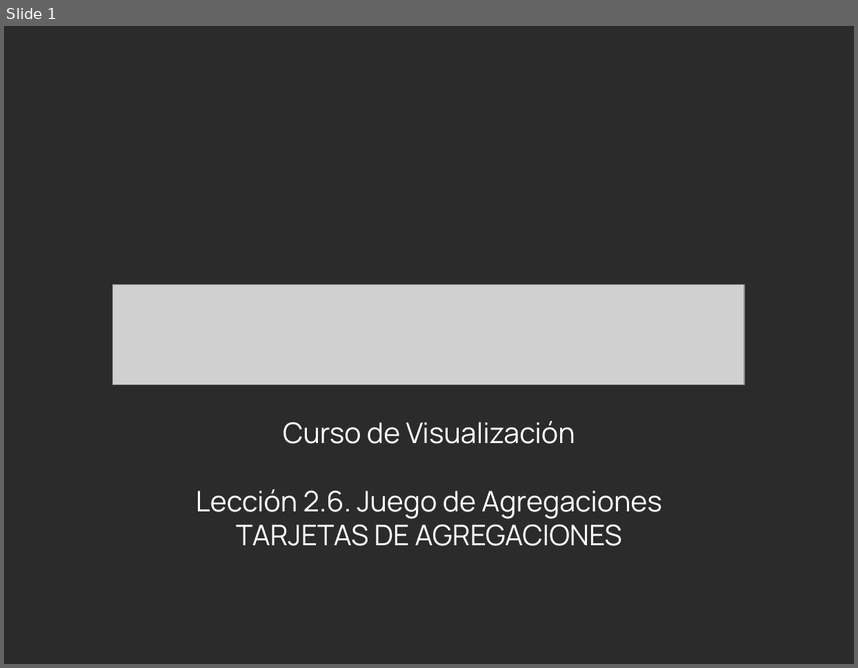
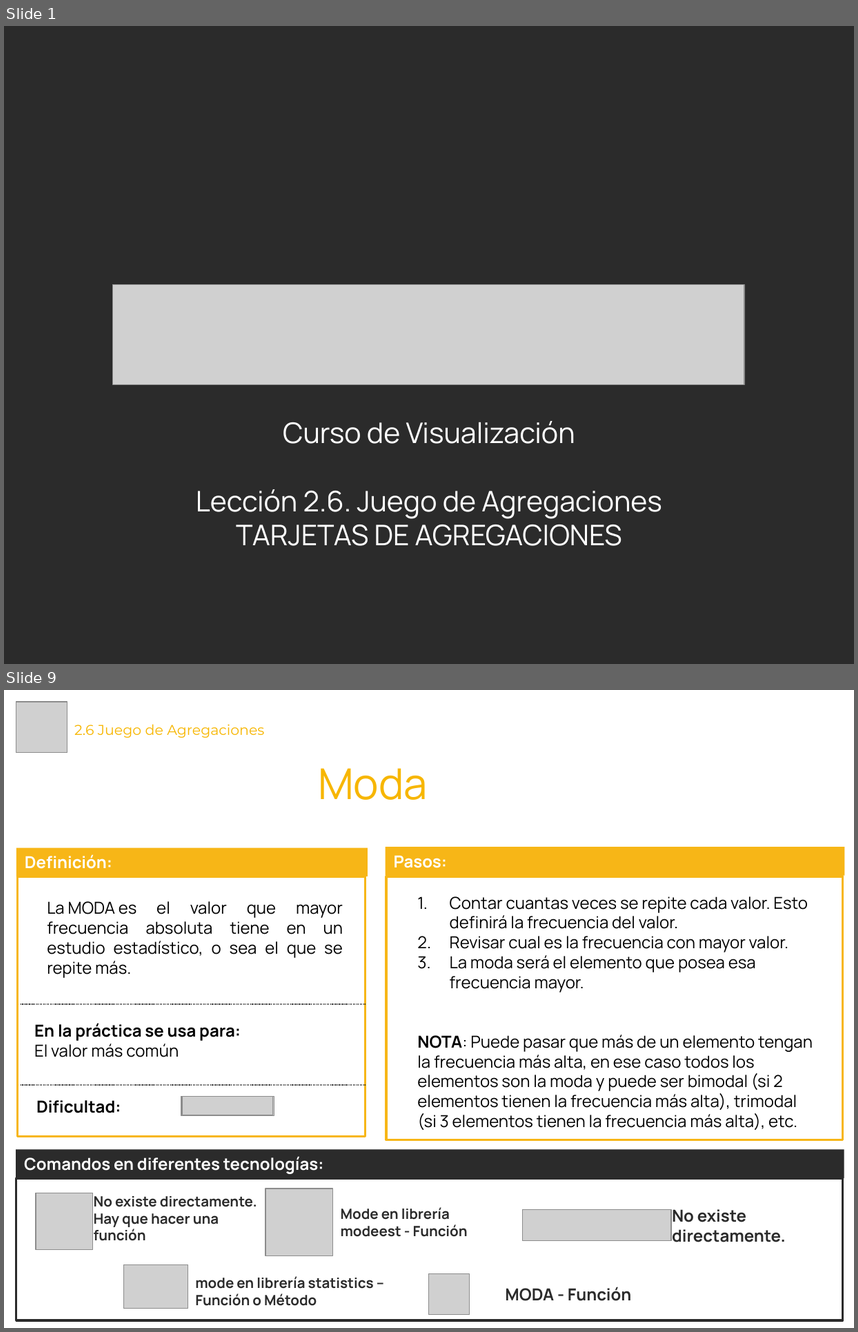
Before and after one commit to Laboratoria/curriculum, a slide deck: 18-data-visualization/Contenido Semana 1/2.6. Material - Tarjetas Juego Agregaciones.pptx. Shown one above the other, each under a label of ours: slide 1 before the commit, slides 1 and 9 after it; the slides between them are not shown. The pictures are 858x668 and 858x1332 pixels, drawn with LibreOffice and Linux fonts; fonts in the diff are those of the drawing; grey boxes stand for pictures; background and template pictures are left out; a plain dark background stands for a picture behind light text. Boxes give left, top, right and bottom in pixels: in the first picture for what was removed or moved away, otherwise in the second. Text is boxed around its words. In the diff, an @@ line names an element or a change of style, - is before the commit and + after.

Commit message:
Actualización del Contenido de los Juegos

```diff
--- a/18-data-visualization/Contenido Semana 1/2.6. Material - Tarjetas Juego Agregaciones.pptx
+++ b/18-data-visualization/Contenido Semana 1/2.6. Material - Tarjetas Juego Agregaciones.pptx
@@ slide 9 added at bbox=[4, 690, 854, 1328], background #FFFFFF @@
@@ picture added at bbox=[16, 702, 67, 753] @@
@@ title added at bbox=[74, 724, 264, 738], 12 pt, text #F7B600 @@
+2.6 Juego de Agregaciones
@@ text added at bbox=[318, 768, 428, 800], 36 pt, text #F7B600 @@
+Moda
@@ rectangle added at bbox=[16, 847, 367, 876], fill #F7B617, 14 pt, text #FFFFFF, bold @@
+Definición:
@@ rectangle added at bbox=[385, 847, 844, 876], fill #F7B617, 14 pt, text #FFFFFF, bold @@
+Pasos:
@@ rectangle added at bbox=[18, 876, 366, 1136], outline #F7B617 2 pt @@
@@ rectangle added at bbox=[386, 876, 843, 1140], outline #F7B617 2 pt @@
@@ text added at bbox=[417, 896, 813, 1130], 14 pt, text #000000 @@
+1. Contar cuantas veces se repite cada valor. Esto definirá la frecuencia del valor.
+2. Revisar cual es la frecuencia con mayor valor.
+3. La moda será el elemento que posea esa frecuencia mayor.
+NOTA: Puede pasar que más de un elemento tengan la frecuencia más alta, en ese caso todos los elementos son la moda y puede ser bimodal (si 2 elementos tienen la frecuencia más alta), trimodal (si 3 elementos tienen la frecuencia más alta), etc.
@@ text added at bbox=[47, 901, 343, 978], 14 pt, text #000000 @@
+La MODA es el valor que mayor frecuencia absoluta tiene en un estudio estadístico, o sea el que se repite más.
@@ line added from (20, 1004) to (366, 1004), #2B2B2B 0.75 pt dashed @@
@@ text added at bbox=[34, 1023, 241, 1057], 14 pt, text #000000, bold @@
+En la práctica se usa para:
+El valor más común
@@ line added from (20, 1085) to (366, 1085), #2B2B2B 0.75 pt dashed @@
@@ text added at bbox=[36, 1100, 121, 1113], 14 pt, text #000000, bold @@
+Dificultad:
@@ picture added at bbox=[181, 1096, 274, 1115] @@
@@ picture added at bbox=[181, 1096, 272, 1115] @@
@@ rectangle added at bbox=[16, 1149, 844, 1178], fill #2B2B2B, 14 pt, text #FFFFFF, bold @@
+Comandos en diferentes tecnologías:
@@ rectangle added at bbox=[16, 1178, 842, 1320], outline #2B2B2B 2 pt @@
@@ picture added at bbox=[36, 1192, 92, 1250] @@
@@ text added at bbox=[94, 1196, 257, 1241], 12 pt, text #2B2B2B, bold @@
+No existe directamente. Hay que hacer una función
@@ picture added at bbox=[266, 1188, 333, 1255] @@
@@ text added at bbox=[341, 1207, 468, 1236], 12 pt, text #2B2B2B, bold @@
+Mode en librería modeest - Función
@@ picture added at bbox=[523, 1210, 671, 1241] @@
@@ text added at bbox=[672, 1209, 786, 1242], 14 pt, text #2B2B2B, bold @@
+No existe directamente.
@@ picture added at bbox=[124, 1265, 188, 1308] @@
@@ text added at bbox=[195, 1276, 374, 1305], 12 pt, text #2B2B2B, bold @@
+mode en librería statistics – Función o Método
@@ picture added at bbox=[429, 1273, 470, 1314] @@
@@ text added at bbox=[505, 1286, 631, 1301], 14 pt, text #2B2B2B, bold @@
+MODA - Función
```
Also in this commit, not shown: 1 slide changed, 6 other slides added, 7 slides removed, 9 other files.
